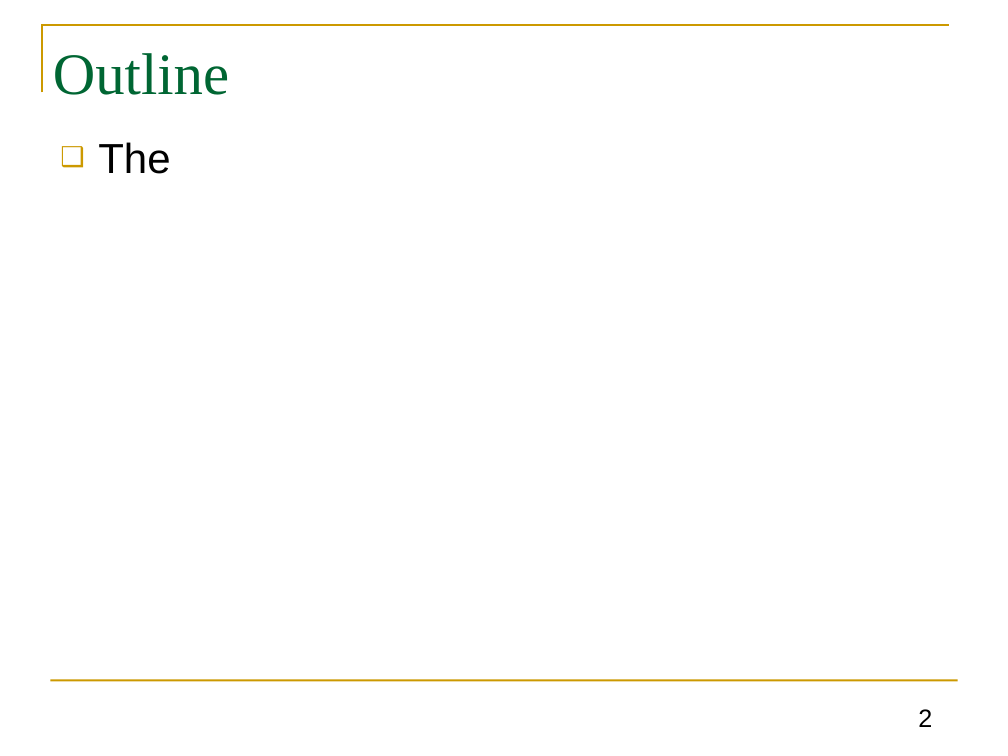
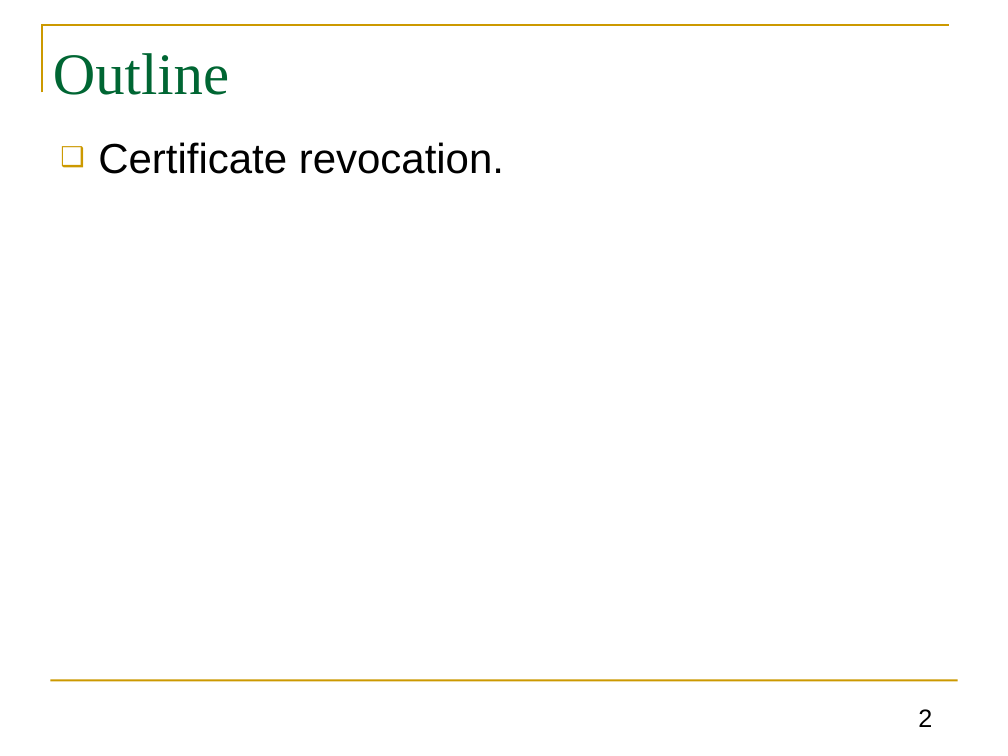
Before and after one commit to GhadaAlmashaqbeh/GhadaAlmashaqbeh.github.io, a slide deck: slide 2 of courses/cse3400-s2021/lecture13.pptx. Drawn at 1008x756 pixels with LibreOffice and Linux fonts; fonts in the diff are those of the drawing. Boxes give left, top, right and bottom in pixels: in the first picture for what was removed or moved away, otherwise in the second. Text is boxed around its words. In the diff, an @@ line names an element or a change of style, - is before the commit and + after.

```diff
--- a/courses/cse3400-s2021/lecture13.pptx
+++ b/courses/cse3400-s2021/lecture13.pptx
@@ text at box(98, 142, 504, 174): text changed @@
-❑ The
+❑ Certificate revocation.
```
Also in this commit, not shown: 1 other slide changed, 3 other files.
